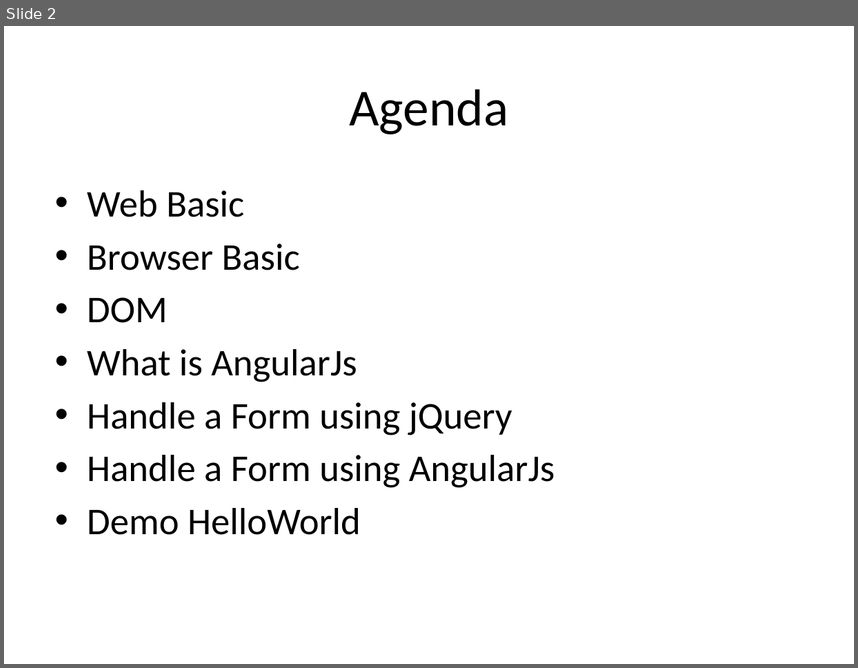
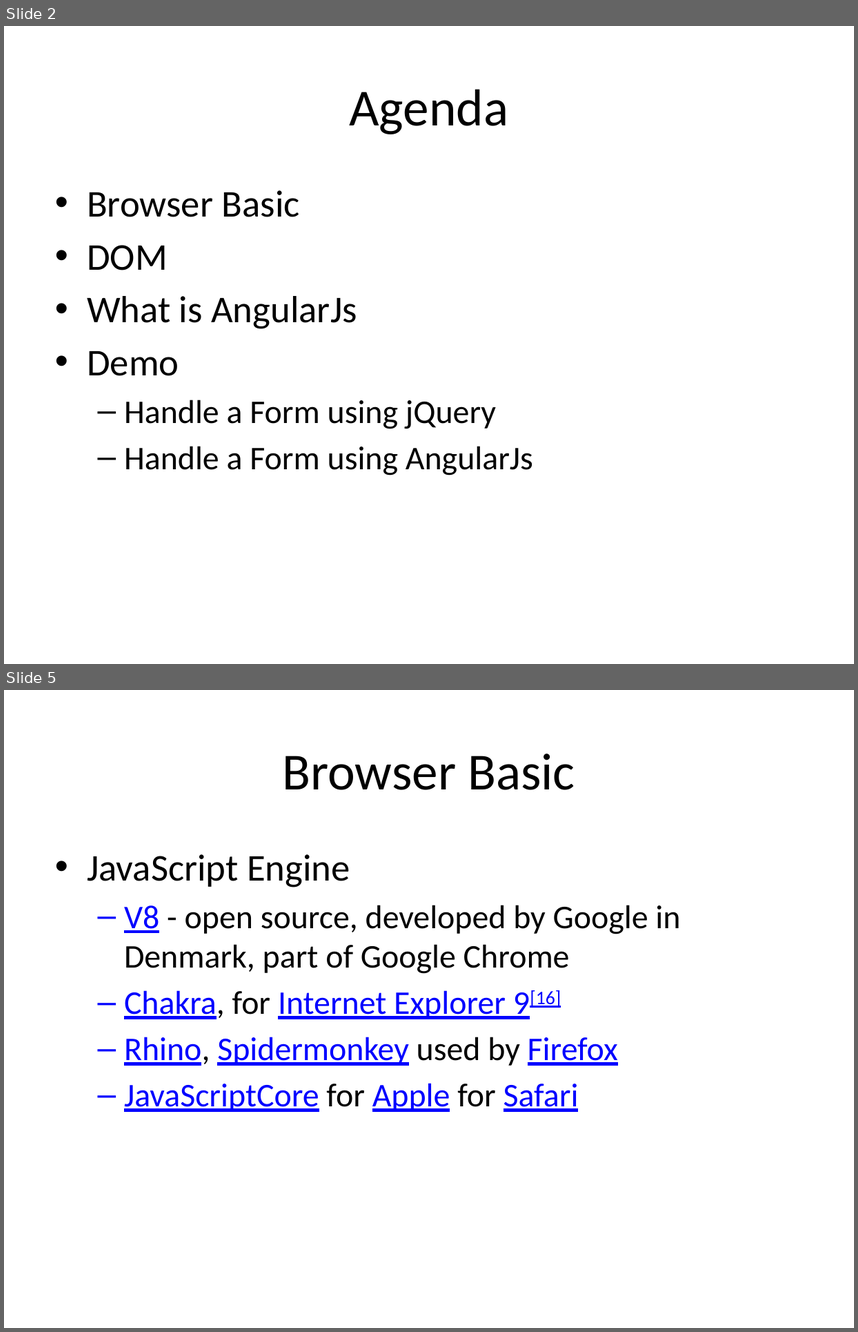
Before and after one commit to tasnim-reza/angularjs-class, a slide deck: class-2-Basic AngularJs/slides/basic angularjs.pptx. Shown one above the other, each under a label of ours: slide 2 before the commit, slides 2 and 5 after it; the slides between them are not shown. The pictures are 858x668 and 858x1332 pixels, drawn with LibreOffice and Linux fonts; fonts in the diff are those of the drawing. Boxes give left, top, right and bottom in pixels: in the first picture for what was removed or moved away, otherwise in the second. Text is boxed around its words. In the diff, an @@ line names an element or a change of style, - is before the commit and + after.

```diff
--- a/class-2-Basic AngularJs/slides/basic angularjs.pptx
+++ b/class-2-Basic AngularJs/slides/basic angularjs.pptx
@@ slide 5 added at (4, 690, 854, 1328), background #FFFFFF @@
@@ title added at (283, 753, 575, 790), 44 pt, text #000000 @@
+Browser Basic
@@ text added at (87, 854, 680, 1112), 28 pt, text #000000 @@
+• JavaScript Engine
+  – V8 - open source, developed by Google in Denmark, part of Google Chrome
+  – Chakra, for Internet Explorer 9[16]
+  – Rhino, Spidermonkey used by Firefox
+  – JavaScriptCore for Apple for Safari
@@ slide 2 changed as well @@
@@ text at (87, 190, 244, 217): paragraph removed @@
-• Web Basic
@@ text at (87, 351, 179, 376): paragraph added @@
+• Demo
@@ text at (124, 399, 533, 475): size 32 to 28 pt in "Handle a Form using jQuery", "Handle a Form using AngularJs"; bullet • to –; list level 1 to 2 in "Handle a Form using jQuery"; list level 1 to 2 in "Handle a Form using AngularJs" @@
@@ text at (87, 508, 361, 535): paragraph removed @@
-• Demo HelloWorld
```
Also in this commit, not shown: 1 other slide changed, 7 other slides added, 10 other files.
